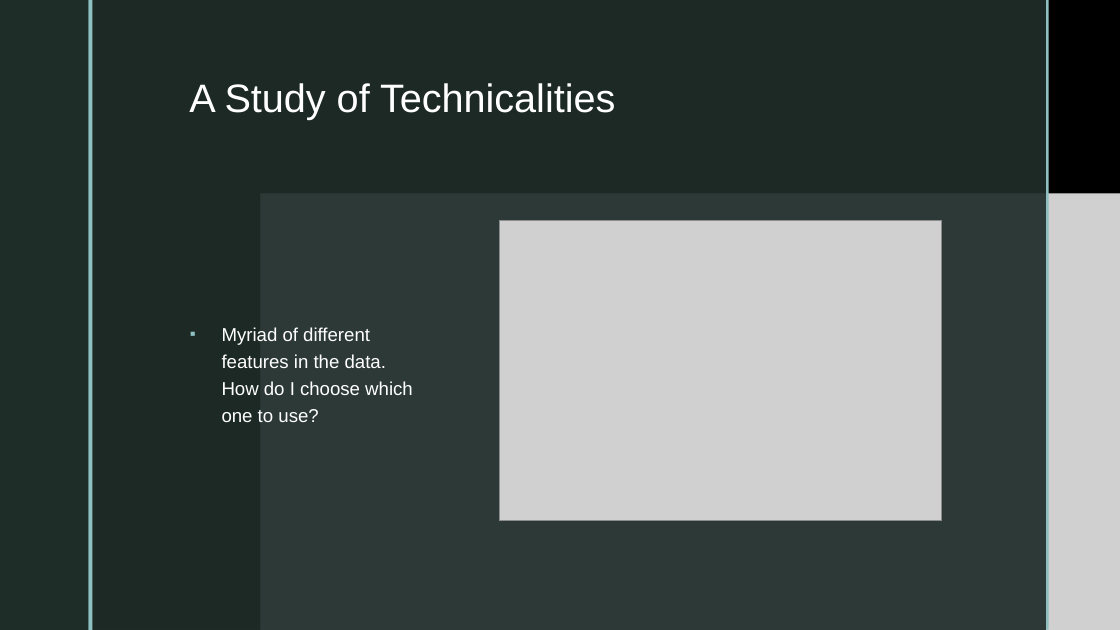
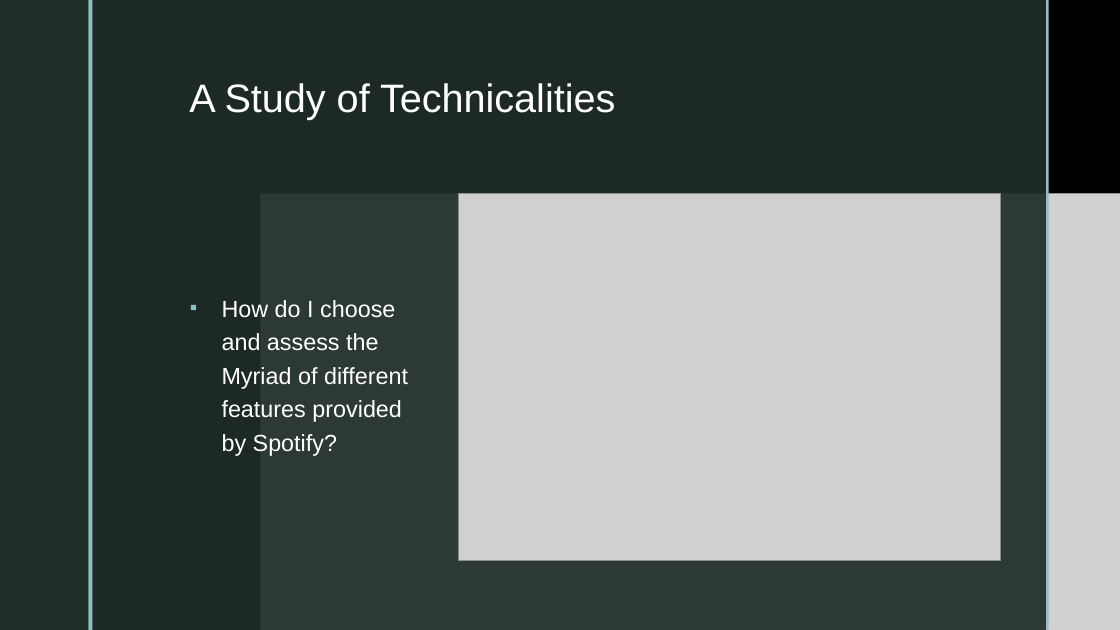
Before and after one commit to qwang27/R_project, a slide deck: slide 5 of Presentation.pptx. Drawn at 1120x630 pixels with LibreOffice and Linux fonts; fonts in the diff are those of the drawing; grey boxes stand for pictures; background and template pictures are left out. Boxes give left, top, right and bottom in pixels: in the first picture for what was removed or moved away, otherwise in the second. Text is boxed around its words. In the diff, an @@ line names an element or a change of style, - is before the commit and + after.

```diff
--- a/Presentation.pptx
+++ b/Presentation.pptx
@@ picture resized from (x1=499, y1=221, x2=942, y2=521) to (x1=459, y1=193, x2=1001, y2=560) @@
@@ text at (x1=222, y1=300, x2=408, y2=456): text changed; size 16 to 20 pt @@
-▪ Myriad of different features in the data. How do I choose which one to use?
+▪ How do I choose and assess the Myriad of different features provided by Spotify?
```
Also in this commit, not shown: 3 other slides changed.
